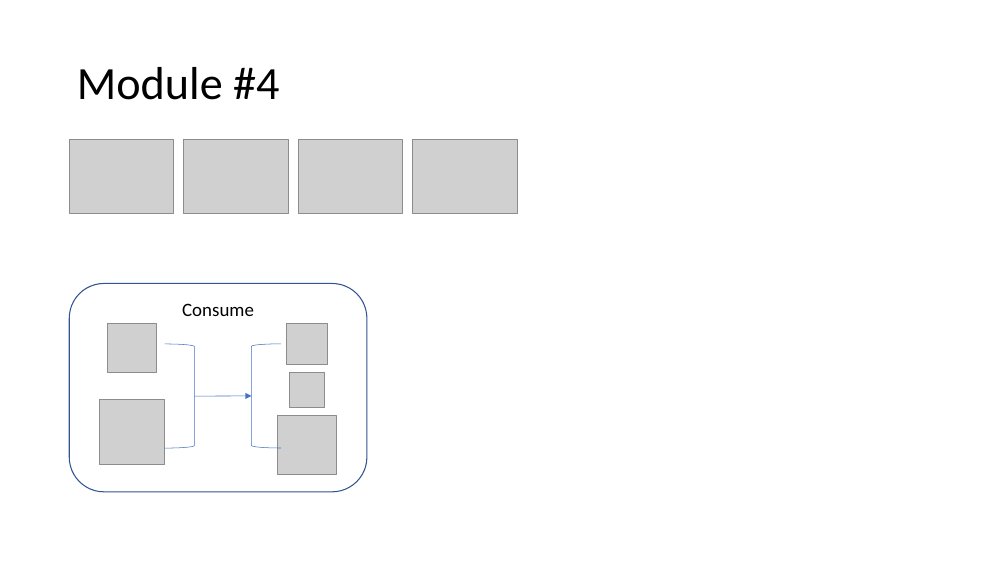
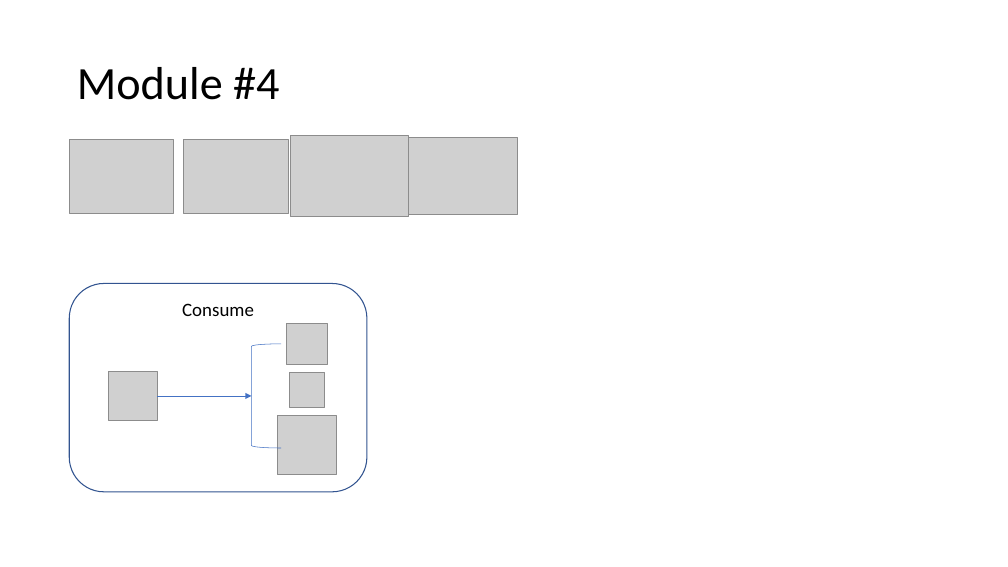
Before and after one commit to equinor/omnia-tutorial, a slide deck: slide 5 of admin/diagrams-images.pptx. Drawn at 1008x567 pixels with LibreOffice and Linux fonts; fonts in the diff are those of the drawing; grey boxes stand for pictures. Boxes give left, top, right and bottom in pixels: in the first picture for what was removed or moved away, otherwise in the second. Text is boxed around its words. In the diff, an @@ line names an element or a change of style, - is before the commit and + after.

```diff
--- a/admin/diagrams-images.pptx
+++ b/admin/diagrams-images.pptx
@@ picture: place and size @@
-picture at [298,140,402,213]
+picture at [290,135,408,216]
@@ picture: place and size @@
-picture at [413,140,517,213]
+picture at [408,138,517,214]
@@ right bracket removed at [165,344,194,448] @@
@@ picture: place and size @@
-picture at [108,324,157,372]
+picture at [109,372,157,420]
@@ picture removed at [100,400,164,464] @@
@@ arrow moved from (194, 396) - (252, 396) to (157, 396) - (252, 396) @@
```
Also in this commit, not shown: 4 other slides changed.
